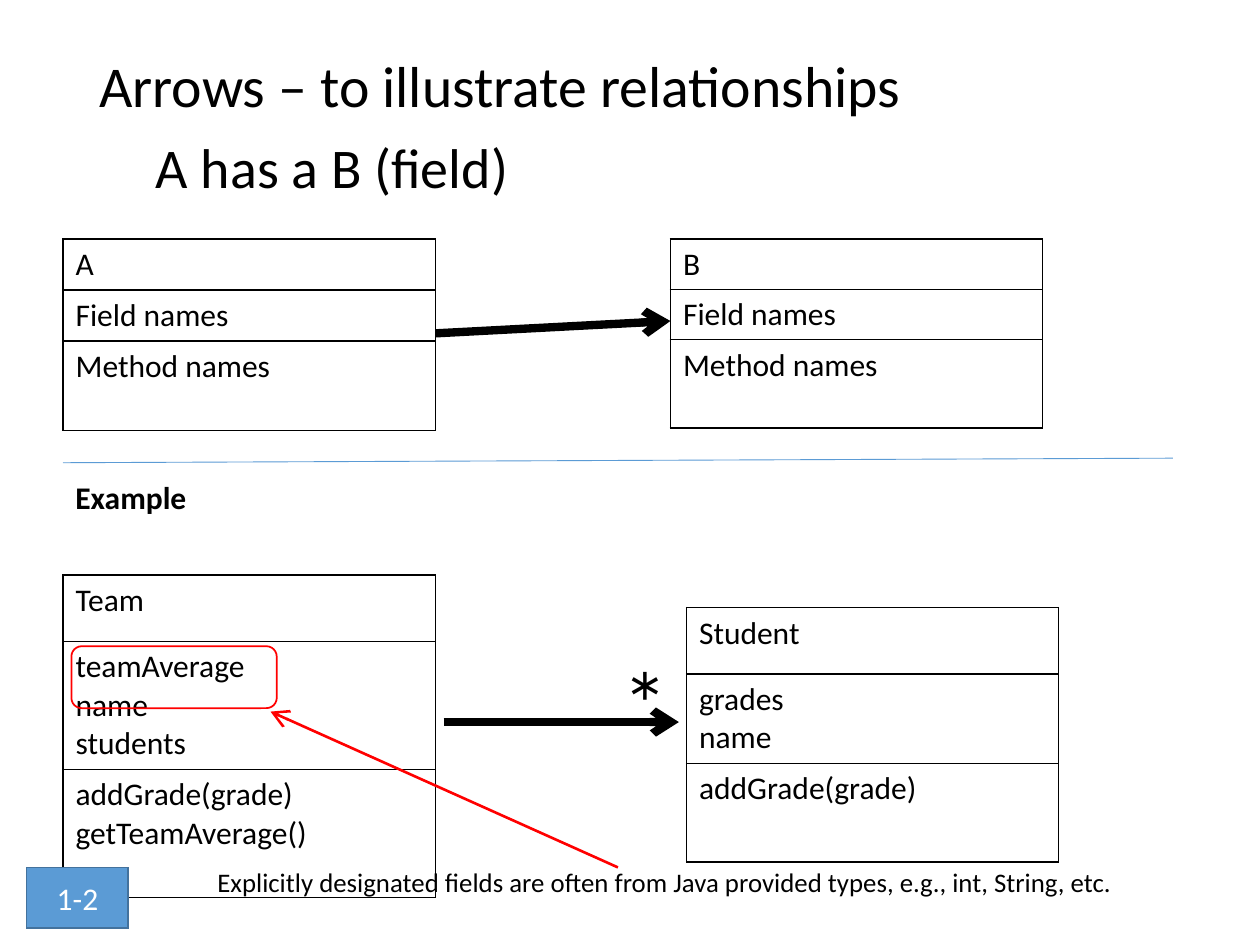
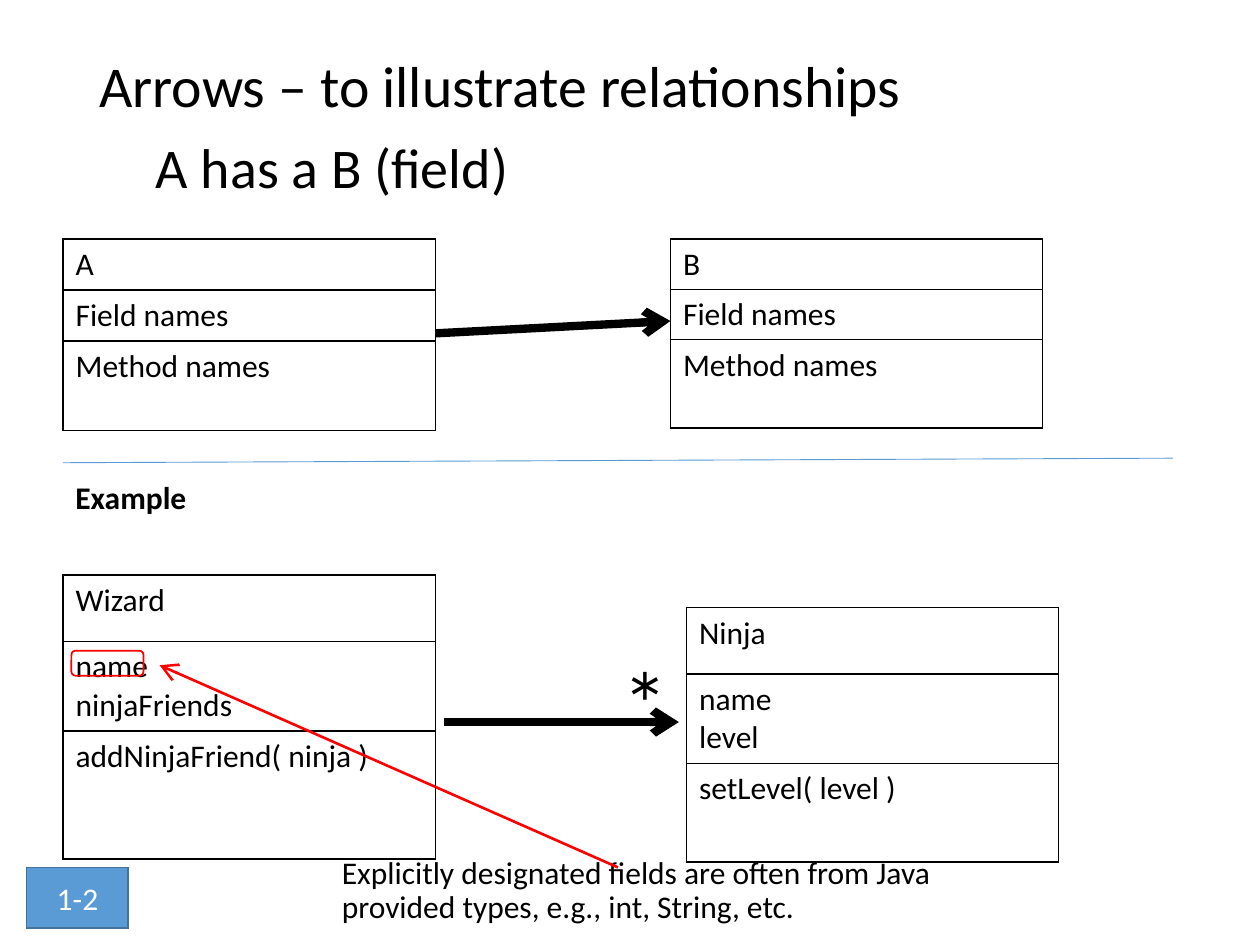
Before and after one commit to RHIT-CSSE/csse220, a slide deck: slide 15 of ClassMaterials/SETechniques/Slides/SoftwareEngineeringTechniques.pptx (slide 11 before the commit). Drawn at 1260x945 pixels with LibreOffice and Linux fonts; fonts in the diff are those of the drawing. Boxes give left, top, right and bottom in pixels: in the first picture for what was removed or moved away, otherwise in the second. Text is boxed around its words. In the diff, an @@ line names an element or a change of style, - is before the commit and + after.

```diff
--- a/ClassMaterials/SETechniques/Slides/SoftwareEngineeringTechniques.pptx
+++ b/ClassMaterials/SETechniques/Slides/SoftwareEngineeringTechniques.pptx
@@ table at box(63, 575, 435, 809) @@
-row 1, column 1: Team
+row 1, column 1: Wizard
-row 2, column 1: teamAverage / name / students
+row 2, column 1: name / ninjaFriends
-row 3, column 1: addGrade(grade) / getTeamAverage()
+row 3, column 1: addNinjaFriend( ninja )
@@ table at box(687, 607, 1058, 842) @@
-row 1, column 1: Student
+row 1, column 1: Ninja
-row 2, column 1: grades / name
+row 2, column 1: name / level
-row 3, column 1: addGrade(grade)
+row 3, column 1: setLevel( level )
@@ rounded rectangle: place and size @@
-rounded rectangle at box(72, 646, 277, 708)
+rounded rectangle at box(72, 650, 144, 675)
@@ arrow moved from (617, 867) - (271, 712) to (617, 867) - (160, 665) @@
@@ text "Explicitly designated fields are often ...": place and size @@
-text "Explicitly designated fields are often ..." at box(217, 870, 1111, 898)
+text "Explicitly designated fields are often ..." at box(342, 858, 929, 924)
@@ text "Explicitly designated fields are often ..." at box(342, 858, 929, 924): size 15.3 to 18 pt; line spacing 0.8 to 0.9 @@
```
Also in this commit, not shown: 33 other slides changed, 11 slides added, 3 slides removed.
